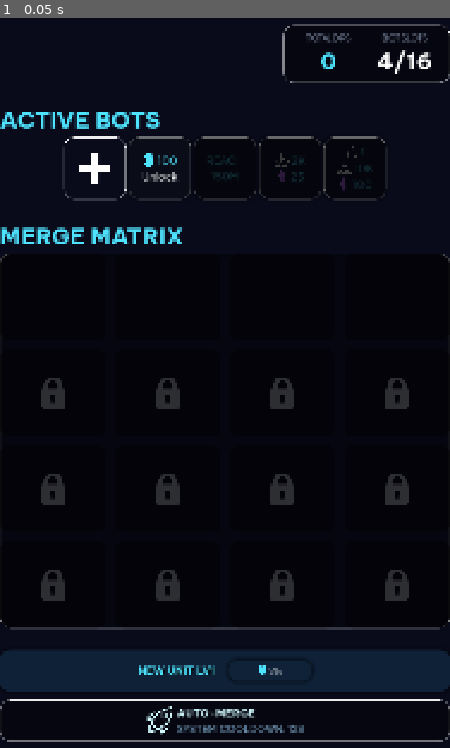
Above: before the commit, frame 1.
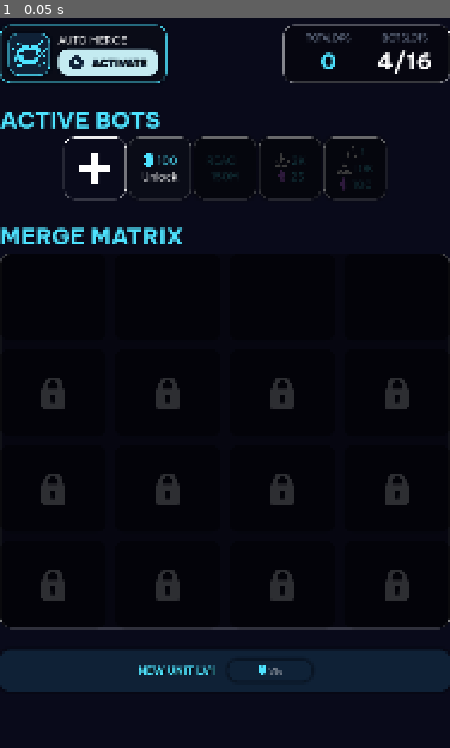
Above: after the commit, the same moment.

Repository: GogetaX/core-hopper
Game: Godot game, scene res://scenes/screens/merge/merge_screen.tscn
Two runs of this game, one before a commit and one after it. Both use one fixed random seed, a clock stepped at 60 frames per second and the inputs below. This scene is started directly instead of the project's main scene.
Inputs:
- Up to frame 1 (0.05 s): no input

The runs differ from the first frame. In frame 1, 2.7% of the frame differs, in the area x 0-100%, y 0-100%.

Commit message:
123

Diff:
--- a/autoload/GlobalDiggingProcess.gd
+++ b/autoload/GlobalDiggingProcess.gd
@@ -286,7 +286,7 @@
 
 
 func _GetBotDigPower(bot: Dictionary) -> float:
-	var dps := float(GlobalStats.GetBotFinalDPSWithGlobalAndStats(bot, false, false))
+	var dps := float(GlobalStats.GetBotFinalDPSWithGlobalAndStats(bot, false, false,true))
 	var speed := _GetBotDigSpeed(bot)
 
 	return max(0.0, dps / max(speed, 0.001))
--- a/autoload/GlobalOfflineProgress.gd
+++ b/autoload/GlobalOfflineProgress.gd
@@ -73,7 +73,7 @@
 		if bot.is_empty():
 			continue
 
-		var lane_dps := GlobalStats.GetBotFinalDPSWithGlobalAndStats(bot, true, false) * efficiency
+		var lane_dps := GlobalStats.GetBotFinalDPSWithGlobalAndStats(bot, true, false,true) * efficiency
 
 		_HarvestLaneOffline(lane_index, harvest_depth, lane_dps, seconds, rewards)
 
--- a/autoload/GlobalStats.gd
+++ b/autoload/GlobalStats.gd
@@ -5,6 +5,7 @@
 #bot base stuff
 const BOT_BASE_DPS := 1.0
 const BOT_DPS_GROWTH := 2.1
+const MAX_MERGE_SLOTS = 16
 
 func GetBotDPSFromLevel(level: int) -> float:
 	level = max(level, 1)
@@ -57,7 +58,12 @@
 	return final_dps * GetBotDamageMultiplier()
 
 
-func GetBotFinalDPSWithGlobalAndStats(bot_data: Dictionary, include_expected_crit: bool = false, is_boss: bool = false) -> float:
+func GetBotFinalDPSWithGlobalAndStats(
+	bot_data: Dictionary,
+	include_expected_crit: bool = false,
+	is_boss: bool = false,
+	timed_stats: bool = true
+) -> float:
 	var level := int(bot_data.get("level", 1))
 
 	var power := float(GetBotBaseDigPower(level))
@@ -80,6 +86,12 @@
 	speed *= GetUpgradeValue("drill_speed")
 
 	var dps := power * speed
+
+	if timed_stats:
+		dps *= GetTimedBonusMultiplier([
+			"dps_mult",
+			"bot_dps_mult"
+		])
 
 	if include_expected_crit:
 		var crit_chance = clamp(
@@ -87,6 +99,7 @@
 			0.0,
 			1.0
 		)
+
 		var crit_mult = max(
 			1.0,
 			GetCritMultiplier() + GlobalBotStats.GetBotStatValue(bot_data, "crit_mult")
@@ -278,7 +291,7 @@
 	return max(0.0, float(base_damage) * GetBossDamageMultiplier())
 
 func GetFreeMergeSlots()->int:
-	return int(GlobalSave.save_data.bot_inventory.merge_free_slots + GlobalSkillTree.skill_summary.stats.merge_slot_bonus)
+	return min(int(GlobalSave.save_data.bot_inventory.merge_free_slots + GlobalSkillTree.skill_summary.stats.merge_slot_bonus),MAX_MERGE_SLOTS)
 
 func BuyBotData():
 	#Base
@@ -425,3 +438,31 @@
 	if chance <= GlobalSkillTree.skill_summary.stats.direct_bot_buy_refund_chance:
 		return true
 	return false
+
+func _GetTimedBonusNode() -> Node:
+	return get_node_or_null("/root/GlobalTimedBonus")
+
+
+func GetTimedBonusMultiplier(effect_types: Array) -> float:
+	var timed_bonus = _GetTimedBonusNode()
+	if timed_bonus == null:
+		return 1.0
+
+	var total := 1.0
+	var active_ids: Array = timed_bonus.GetActivatedBoosterIds()
+
+	for booster_id in active_ids:
+		var booster_data: Dictionary = timed_bonus.GetActivatedBoosterData(str(booster_id))
+		if booster_data.is_empty():
+			continue
+
+		if !bool(booster_data.get("is_active", false)):
+			continue
+
+		var effect_type := str(booster_data.get("effect_type", ""))
+		if !effect_types.has(effect_type):
+			continue
+
+		total *= float(booster_data.get("effect_value", 1.0))
+
+	return max(0.0, total)
--- a/scenes/app/bot_stat_info.gd
+++ b/scenes/app/bot_stat_info.gd
@@ -14,7 +14,7 @@
 	$BotStatInfo/VList/SmartPanel/BotImage.SetImageFromBotNum(bot_data.level)
 	$BotStatInfo/VList/SmartPanel/rarity.text = GlobalBotStats.GetRankTitle(bot_data.rank)
 	$BotStatInfo/VList/SmartPanel/bot_level.text = "LVL "+str(bot_data.level).pad_decimals(0)
-	var bot_stat_dps = GlobalStats.GetBotFinalDPSWithGlobalAndStats(bot_data,false,false)
+	var bot_stat_dps = GlobalStats.GetBotFinalDPSWithGlobalAndStats(bot_data,false,false,true)
 	$BotStatInfo/VList/HFlow/BotStat_DPS.top_value = Global.CurrencyToString(bot_stat_dps)
 	$BotStatInfo/VList/HFlow/BotStat_SPD.top_value = str(snapped(GlobalStats.GetBotFinalDigSpeed(bot_data.level),0.01))
 	$BotStatInfo/VList/SmartPanel/rarity.hash_tag_color = GlobalColor.BotRankToColor(bot_data.rank)
@@ -34,7 +34,7 @@
 			s.stat_name = stat_data.title.to_upper()
 			s.icon = GlobalBotStats.GetIcon(stat_data.icon)
 			s.panel_color = "GOLD"
-		var dps_against_boss = GlobalStats.GetBotFinalDPSWithGlobalAndStats(bot_data,false,true)
+		var dps_against_boss = GlobalStats.GetBotFinalDPSWithGlobalAndStats(bot_data,false,true,true)
 		if dps_against_boss != bot_stat_dps:
 			var s = stat_item.instantiate() as BotStatItemClass
 			$BotStatInfo/VList/AdditionalStats.add_child(s)
--- a/scenes/label_data_scripts/total_dps.gd
+++ b/scenes/label_data_scripts/total_dps.gd
@@ -8,6 +8,6 @@
 func SyncData():
 	var dps_value = 0.0
 	for x in GlobalSave.save_data.bot_inventory.bot_db:
-		dps_value += GlobalStats.GetBotFinalDPSWithGlobalAndStats(x)
+		dps_value += GlobalStats.GetBotFinalDPSWithGlobalAndStats(x,false,false,true)
 
 	text = Global.CurrencyToString(int(dps_value)) + end_text
--- a/scenes/screens/dig/active_boost.gd
+++ b/scenes/screens/dig/active_boost.gd
@@ -17,7 +17,6 @@
 		var cur_boost = activated_boost_id[0]
 		cur_boost_id = cur_boost
 		var active_boost = GlobalTimedBonus.GetActivatedBoosterData(cur_boost)
-		print(active_boost)
 		$CurActiveBoost/VList/HBoxContainer/boost_name.text = active_boost.title
 		$CurActiveBoost/VList/boost_value.text = "x"+str(active_boost.effect_value).pad_decimals(1)
 		$CurActiveBoost/VList/HBoxContainer/boost_time_left.text = Global.SecondsToPrettyTimeString(active_boost.remaining_sec)
@@ -35,3 +34,5 @@
 		if GlobalTimedBonus.IsBoosterActive(cur_boost_id):
 			var active_boost = GlobalTimedBonus.GetActivatedBoosterData(cur_boost_id)
 			$CurActiveBoost/VList/HBoxContainer/boost_time_left.text = Global.SecondsToPrettyTimeString(active_boost.remaining_sec)
+		else:
+			SyncBoost()
--- a/scenes/screens/dig/dig_bot_slot.gd
+++ b/scenes/screens/dig/dig_bot_slot.gd
@@ -177,7 +177,7 @@
 	$State_DigBot/VList/bot_icon.visible = false
 	$State_DigBot/VList/locked_icon.visible = false
 	$State_DigBot/cur_lvl.visible = false
-	$State_DigBot/VList/dps_label.visible = false
+	$State_DigBot/dps_label.visible = false
 	_has_bot_to_drag = false
 	mouse_filter = Control.MOUSE_FILTER_IGNORE
 
@@ -195,10 +195,10 @@
 		mouse_filter = Control.MOUSE_FILTER_STOP
 		_has_bot_to_drag = true
 		$State_DigBot/VList/bot_icon.visible = true
-		$State_DigBot/VList/dps_label.visible = true
+		$State_DigBot/dps_label.visible = true
 		var bot_data = GlobalSave.GetBotDataFromUID(cur_lane_data.bot_uid)
 		$State_DigBot/rank_color.panel_color = GlobalColor.BotRankToColor(bot_data.rank)
 		$State_DigBot/VList/bot_icon.SetImageFromBotNum(int(bot_data.level))
-		$State_DigBot/VList/dps_label.text = Global.CurrencyToString(GlobalStats.GetBotFinalDPSWithGlobalAndStats(bot_data,false,false))+ " DPS"
+		$State_DigBot/dps_label.text = Global.CurrencyToString(GlobalStats.GetBotFinalDPSWithGlobalAndStats(bot_data,false,false,true))+ " DPS"
 		$State_DigBot/cur_lvl.visible = true
 		$State_DigBot/cur_lvl.text = "LV "+str(bot_data.level).pad_decimals(0)
--- a/scenes/screens/dig/dig_bot_slot.tscn
+++ b/scenes/screens/dig/dig_bot_slot.tscn
@@ -43,8 +43,9 @@
 
 [node name="bot_icon" parent="State_DigBot/VList" unique_id=1502144827 instance=ExtResource("2_s4if3")]
 layout_mode = 2
+size_flags_vertical = 3
 mouse_filter = 2
-expand_mode = 5
+expand_mode = 1
 stretch_mode = 5
 
 [node name="locked_icon" type="TextureRect" parent="State_DigBot/VList" unique_id=198599282]
@@ -52,12 +53,6 @@
 layout_mode = 2
 texture = ExtResource("2_na4w1")
 stretch_mode = 5
-
-[node name="dps_label" type="Label" parent="State_DigBot/VList" unique_id=972440170]
-layout_mode = 2
-theme_type_variation = &"LabelGray"
-text = "12 DPS"
-horizontal_alignment = 1
 
 [node name="cur_lvl" parent="State_DigBot" unique_id=713365230 instance=ExtResource("4_lruj6")]
 self_modulate = Color(0.95686275, 0.972549, 1, 1)
@@ -68,6 +63,18 @@
 hash_tag_type = "INSIDE_ONLY"
 hash_tag_color = "WHITE"
 
+[node name="dps_label" type="Label" parent="State_DigBot" unique_id=972440170]
+layout_mode = 0
+offset_left = 20.0
+offset_top = 116.5
+offset_right = 130.0
+offset_bottom = 147.5
+theme_type_variation = &"LabelGray"
+theme_override_colors/font_outline_color = Color(0, 0, 0, 1)
+theme_override_constants/outline_size = 20
+text = "12 DPS"
+horizontal_alignment = 1
+
 [node name="IsDragIn" parent="State_DigBot" unique_id=338598852 instance=ExtResource("5_u8qxv")]
 layout_mode = 1
 anchors_preset = -1
--- /dev/null
+++ b/scenes/screens/merge/auto_merge.gd
@@ -0,0 +1,34 @@
+extends Node
+
+@onready var merge_container = $"../MergePanel/MergeContainer"
+
+func _ready() -> void:
+	get_parent().ready.connect(OnParentReady)
+
+func OnParentReady():
+	GlobalSignals.DataSaved.connect(SyncAutoMerge)
+	SyncAutoMerge()
+
+func SyncAutoMerge():
+	var active_merge = GlobalTimedBonus.GetActivatedBoosterIds()
+	if active_merge.has("auto_merge"):
+		await get_tree().create_timer(0.2).timeout
+		var bot_list_to_level = {}
+		#Get Minimum and max level
+		for x in GlobalSave.save_data.bot_inventory.bot_db:
+			if x.merge_slot_id != -1:
+				if !bot_list_to_level.has(int(x.level)):
+					bot_list_to_level[int(x.level)] = [x.uid]
+				else:
+					bot_list_to_level[int(x.level)].append(x.uid)
+
+		var had_combination = false
+		for bot_level in bot_list_to_level:
+			if bot_list_to_level[bot_level].size()>=2:
+				var bot_uid_1 = bot_list_to_level[bot_level][0]
+				var bot_uid_2 = bot_list_to_level[bot_level][1]
+				GlobalSave.CombineBetween2MergeNodes(bot_uid_2,bot_uid_1)
+				had_combination = true
+
+		if had_combination:
+			GlobalSave.SyncSave()
--- /dev/null
+++ b/scenes/screens/merge/auto_merge.tscn
@@ -0,0 +1,6 @@
+[gd_scene format=3 uid="uid://y856j8oug7lx"]
+
+[ext_resource type="Script" uid="uid://ds6rekkm1pdf6" path="res://scenes/screens/merge/auto_merge.gd" id="1_2a041"]
+
+[node name="AutoMerge" type="Node" unique_id=888171057]
+script = ExtResource("1_2a041")
--- /dev/null
+++ b/scenes/screens/merge/merge_indicator.gd
@@ -0,0 +1,35 @@
+extends Control
+
+@export var booster_id := "auto_merge"
+
+func _ready() -> void:
+	GlobalSignals.DataSaved.connect(SyncData)
+	SyncData()
+
+func SyncData():
+	HideAll()
+	var active_boosters = GlobalTimedBonus.GetActivatedBoosterIds()
+	$MergeActive/skill_tick.stop()
+	if active_boosters.has(booster_id):
+		$MergeActive/skill_tick.start()
+		$MergeActive.visible = true
+		var bonus_data = GlobalTimedBonus.GetActivatedBoosterData(booster_id)
+		$MergeActive/HList/VList/title.text = bonus_data.title.to_upper()
+		_on_skill_tick_timeout()
+	else:
+		$MergeNotActive.visible = true
+
+
+func _on_skill_tick_timeout() -> void:
+	var active_boosters = GlobalTimedBonus.GetActivatedBoosterIds()
+	if active_boosters.has(booster_id):
+		var bonus_data = GlobalTimedBonus.GetActivatedBoosterData(booster_id)
+		$MergeActive/HList/VList/time_left.text = Global.SecondsToPrettyTimeString(bonus_data.remaining_sec)+" left"
+
+func HideAll():
+	for x in get_children():
+		x.visible = false
+
+
+func _on_activate_merge_btn_on_press() -> void:
+	GlobalTimedBonus.ActivateBooster("auto_merge",false)
--- /dev/null
+++ b/scenes/screens/merge/merge_indicator.tscn
@@ -0,0 +1,100 @@
+[gd_scene format=3 uid="uid://cyf53aa2b84v2"]
+
+[ext_resource type="PackedScene" uid="uid://babuofulhomgc" path="res://scenes/components/smart_panel.tscn" id="1_tjdw5"]
+[ext_resource type="Script" uid="uid://bvj1jw0vdds72" path="res://scenes/screens/merge/merge_indicator.gd" id="1_vxes6"]
+[ext_resource type="PackedScene" uid="uid://drlay20xc5ihb" path="res://scenes/components/icon_bg.tscn" id="2_tjdw5"]
+[ext_resource type="Texture2D" uid="uid://dlm6uvfcpc8y4" path="res://art/bonus/auto_merge.tres" id="3_vxes6"]
+[ext_resource type="PackedScene" uid="uid://bvpwx7yevqtth" path="res://scenes/screens/shop/smart_button_buy_with_icon.tscn" id="5_648rj"]
+[ext_resource type="Texture2D" uid="uid://dveir84r8dkuf" path="res://art/icons/20_px/play_icon.png" id="6_hjmsh"]
+
+[node name="MergeIndicator" type="Control" unique_id=1300290453]
+custom_minimum_size = Vector2(400, 140)
+layout_mode = 3
+anchors_preset = 0
+offset_right = 499.0
+offset_bottom = 140.0
+script = ExtResource("1_vxes6")
+
+[node name="MergeActive" parent="." unique_id=892379017 instance=ExtResource("1_tjdw5")]
+visible = false
+layout_mode = 1
+panel_color = "BLUE"
+darken_bg = true
+
+[node name="skill_tick" type="Timer" parent="MergeActive" unique_id=793923126]
+
+[node name="HList" type="HBoxContainer" parent="MergeActive" unique_id=603045012]
+layout_mode = 1
+anchors_preset = -1
+anchor_right = 1.0
+anchor_bottom = 1.0
+offset_left = 20.0
+offset_top = 18.5
+offset_right = -20.0
+offset_bottom = -18.5
+grow_horizontal = 2
+grow_vertical = 2
+theme_override_constants/separation = 20
+
+[node name="IconBG" parent="MergeActive/HList" unique_id=1682398798 instance=ExtResource("2_tjdw5")]
+custom_minimum_size = Vector2(130, 0)
+layout_mode = 2
+icon = ExtResource("3_vxes6")
+
+[node name="VList" type="VBoxContainer" parent="MergeActive/HList" unique_id=1314071127]
+layout_mode = 2
+size_flags_horizontal = 3
+alignment = 1
+
+[node name="title" type="Label" parent="MergeActive/HList/VList" unique_id=74076949]
+layout_mode = 2
+text = "AUTO MERGE "
+
+[node name="time_left" type="Label" parent="MergeActive/HList/VList" unique_id=1077620935]
+layout_mode = 2
+theme_type_variation = &"LabelGray"
+text = "AUTO MERGE"
+
+[node name="MergeNotActive" parent="." unique_id=743962951 instance=ExtResource("1_tjdw5")]
+layout_mode = 1
+panel_color = "BLUE"
+darken_bg = true
+
+[node name="HList" type="HBoxContainer" parent="MergeNotActive" unique_id=1630120539]
+layout_mode = 1
+anchors_preset = -1
+anchor_right = 1.0
+anchor_bottom = 1.0
+offset_left = 20.0
+offset_top = 18.5
+offset_right = -20.0
+offset_bottom = -18.5
+grow_horizontal = 2
+grow_vertical = 2
+theme_override_constants/separation = 20
+
+[node name="IconBG" parent="MergeNotActive/HList" unique_id=1105498723 instance=ExtResource("2_tjdw5")]
+custom_minimum_size = Vector2(100, 0)
+layout_mode = 2
+panel_color = "BLUE"
+icon = ExtResource("3_vxes6")
+
+[node name="VList" type="VBoxContainer" parent="MergeNotActive/HList" unique_id=852488686]
+layout_mode = 2
+size_flags_horizontal = 3
+alignment = 1
+
+[node name="title" type="Label" parent="MergeNotActive/HList/VList" unique_id=227980961]
+layout_mode = 2
+text = "AUTO MERGE"
+
+[node name="ActivateMergeBtn" parent="MergeNotActive/HList/VList" unique_id=664760665 instance=ExtResource("5_648rj")]
+custom_minimum_size = Vector2(0, 50)
+layout_mode = 2
+size_flags_vertical = 3
+buy_btn_title = "ACTIVATE"
+panel_color = "BLUE"
+buy_btn_icon = ExtResource("6_hjmsh")
+
+[connection signal="timeout" from="MergeActive/skill_tick" to="." method="_on_skill_tick_timeout"]
+[connection signal="OnPress" from="MergeNotActive/HList/VList/ActivateMergeBtn" to="." method="_on_activate_merge_btn_on_press"]
--- a/scenes/screens/merge/merge_item.gd
+++ b/scenes/screens/merge/merge_item.gd
@@ -54,7 +54,7 @@
 		$BotDPS.visible = true
 		$BotImage.SetImageFromBotNum(cur_bot_data.level)
 		$BotLevel.text = "LV "+str(cur_bot_data.level).pad_decimals(0)
-		$BotDPS.text = Global.CurrencyToString((GlobalStats.GetBotFinalDPSWithGlobalAndStats(cur_bot_data,false,false)))+" DPS"
+		$BotDPS.text = Global.CurrencyToString((GlobalStats.GetBotFinalDPSWithGlobalAndStats(cur_bot_data,false,false,true)))+" DPS"
 		mouse_filter = Control.MOUSE_FILTER_STOP
 	else:
 		mouse_filter = Control.MOUSE_FILTER_IGNORE
--- a/scenes/screens/merge/merge_screen.tscn
+++ b/scenes/screens/merge/merge_screen.tscn
@@ -5,11 +5,11 @@
 [ext_resource type="PackedScene" uid="uid://njxlv6dxrlwj" path="res://scenes/screens/progress/smart_button_buy.tscn" id="2_2m8po"]
 [ext_resource type="PackedScene" uid="uid://ck6fuim6hek81" path="res://scenes/screens/dig/dig_bot_slot.tscn" id="2_ad68v"]
 [ext_resource type="Script" uid="uid://bloevasmaqx74" path="res://scenes/label_data_scripts/total_dps.gd" id="2_afpfk"]
-[ext_resource type="PackedScene" uid="uid://dpo46sl5j3kcq" path="res://scenes/screens/merge/smart_button_merge.tscn" id="2_imfux"]
+[ext_resource type="PackedScene" uid="uid://cyf53aa2b84v2" path="res://scenes/screens/merge/merge_indicator.tscn" id="2_vtb8o"]
 [ext_resource type="Script" uid="uid://bnypytdg7otdp" path="res://scenes/label_data_scripts/active_bot_slots.gd" id="2_yawsl"]
-[ext_resource type="Texture2D" uid="uid://bg18vum2cai3c" path="res://art/icons/rocket.png" id="3_um6mi"]
 [ext_resource type="PackedScene" uid="uid://stbsi2oe8sia" path="res://scenes/screens/merge/sell_node.tscn" id="6_vtb8o"]
 [ext_resource type="Script" uid="uid://bg68ksebamcji" path="res://scenes/screens/merge/drag_drop_handler.gd" id="7_lfmeh"]
+[ext_resource type="PackedScene" uid="uid://y856j8oug7lx" path="res://scenes/screens/merge/auto_merge.tscn" id="10_vtb8o"]
 
 [node name="MergeScreen" type="VBoxContainer" unique_id=787988230]
 anchors_preset = 15
@@ -29,12 +29,19 @@
 layout_mode = 2
 alignment = 2
 
-[node name="Panel" type="Panel" parent="HList" unique_id=597920981]
+[node name="MergeIndicator" parent="HList" unique_id=1300290453 instance=ExtResource("2_vtb8o")]
+layout_mode = 2
+
+[node name="Control" type="Control" parent="HList" unique_id=1855317162]
+layout_mode = 2
+size_flags_horizontal = 3
+
+[node name="Panel2" type="Panel" parent="HList" unique_id=326137115]
 custom_minimum_size = Vector2(400, 140)
 layout_mode = 2
 theme_type_variation = &"PanelDimmedBG"
 
-[node name="HList" type="HBoxContainer" parent="HList/Panel" unique_id=1409080299]
+[node name="HList" type="HBoxContainer" parent="HList/Panel2" unique_id=882291616]
 layout_mode = 1
 anchors_preset = -1
 anchor_right = 1.0
@@ -46,36 +53,36 @@
 grow_horizontal = 2
 grow_vertical = 2
 
-[node name="VList" type="VBoxContainer" parent="HList/Panel/HList" unique_id=889713636]
+[node name="VList" type="VBoxContainer" parent="HList/Panel2/HList" unique_id=1549987243]
 layout_mode = 2
 size_flags_horizontal = 3
 alignment = 1
 
-[node name="Label" type="Label" parent="HList/Panel/HList/VList" unique_id=890810880]
+[node name="Label" type="Label" parent="HList/Panel2/HList/VList" unique_id=694878720]
 layout_mode = 2
 theme_type_variation = &"LabelGrayHint"
 text = "TOTAL DPS"
 horizontal_alignment = 1
 
-[node name="total_dps" type="Label" parent="HList/Panel/HList/VList" unique_id=2134051860]
+[node name="total_dps" type="Label" parent="HList/Panel2/HList/VList" unique_id=819768602]
 layout_mode = 2
 theme_type_variation = &"LabelTitle_Blue"
 text = "14.2K"
 horizontal_alignment = 1
 script = ExtResource("2_afpfk")
 
-[node name="VList2" type="VBoxContainer" parent="HList/Panel/HList" unique_id=1180102577]
+[node name="VList2" type="VBoxContainer" parent="HList/Panel2/HList" unique_id=1480491935]
 layout_mode = 2
 size_flags_horizontal = 3
 alignment = 1
 
-[node name="Label" type="Label" parent="HList/Panel/HList/VList2" unique_id=193002946]
+[node name="Label" type="Label" parent="HList/Panel2/HList/VList2" unique_id=1431664963]
 layout_mode = 2
 theme_type_variation = &"LabelGrayHint"
 text = "BOT SLOTS"
 horizontal_alignment = 1
 
-[node name="active_bot_slots" type="Label" parent="HList/Panel/HList/VList2" unique_id=647084552]
+[node name="active_bot_slots" type="Label" parent="HList/Panel2/HList/VList2" unique_id=1419577459]
 layout_mode = 2
 theme_type_variation = &"LabelTitle_White"
 text = "12/16"
@@ -206,14 +213,9 @@
 panel_color = "BLUE"
 price_text = "25"
 
-[node name="SmartButton2" parent="VList" unique_id=1762057336 instance=ExtResource("2_imfux")]
-custom_minimum_size = Vector2(0, 100)
-layout_mode = 2
-btn_type = "MERGE_BTN"
-buy_btn_title = "NEW UNI"
-merge_btn_icon = ExtResource("3_um6mi")
-
 [node name="DragDropHandler" type="Node" parent="." unique_id=2044087815]
 script = ExtResource("7_lfmeh")
 
+[node name="AutoMerge" parent="." unique_id=888171057 instance=ExtResource("10_vtb8o")]
+
 [connection signal="BtnPressedWithPrice" from="VList/BuyBotBtn" to="." method="_on_smart_button_buy_btn_pressed_with_price"]
--- a/scenes/screens/merge/smart_button_merge.tscn
+++ b/scenes/screens/merge/smart_button_merge.tscn
@@ -129,7 +129,6 @@
 [node name="icon" type="TextureRect" parent="MergeBtn/HBoxContainer" unique_id=680987382]
 layout_mode = 2
 mouse_filter = 2
-texture = ExtResource("2_k7dux")
 expand_mode = 3
 stretch_mode = 3
 
@@ -141,9 +140,9 @@
 [node name="label_text" type="Label" parent="MergeBtn/HBoxContainer/VBoxContainer" unique_id=758646683]
 layout_mode = 2
 theme_type_variation = &"LabelButtonWhite"
-text = "BUY BOT"
+text = "AUTO-MERGE"
 
 [node name="label_sub_title" type="Label" parent="MergeBtn/HBoxContainer/VBoxContainer" unique_id=662845400]
 layout_mode = 2
 theme_type_variation = &"LabelGray"
-text = "NEW UNIT"
+text = "SYSTEM COOLDOWN: 12S"
Not shown, changed: NotImported/source.svg
Not shown, added: scenes/screens/merge/auto_merge.gd.uid
Not shown, added: scenes/screens/merge/merge_indicator.gd.uid
